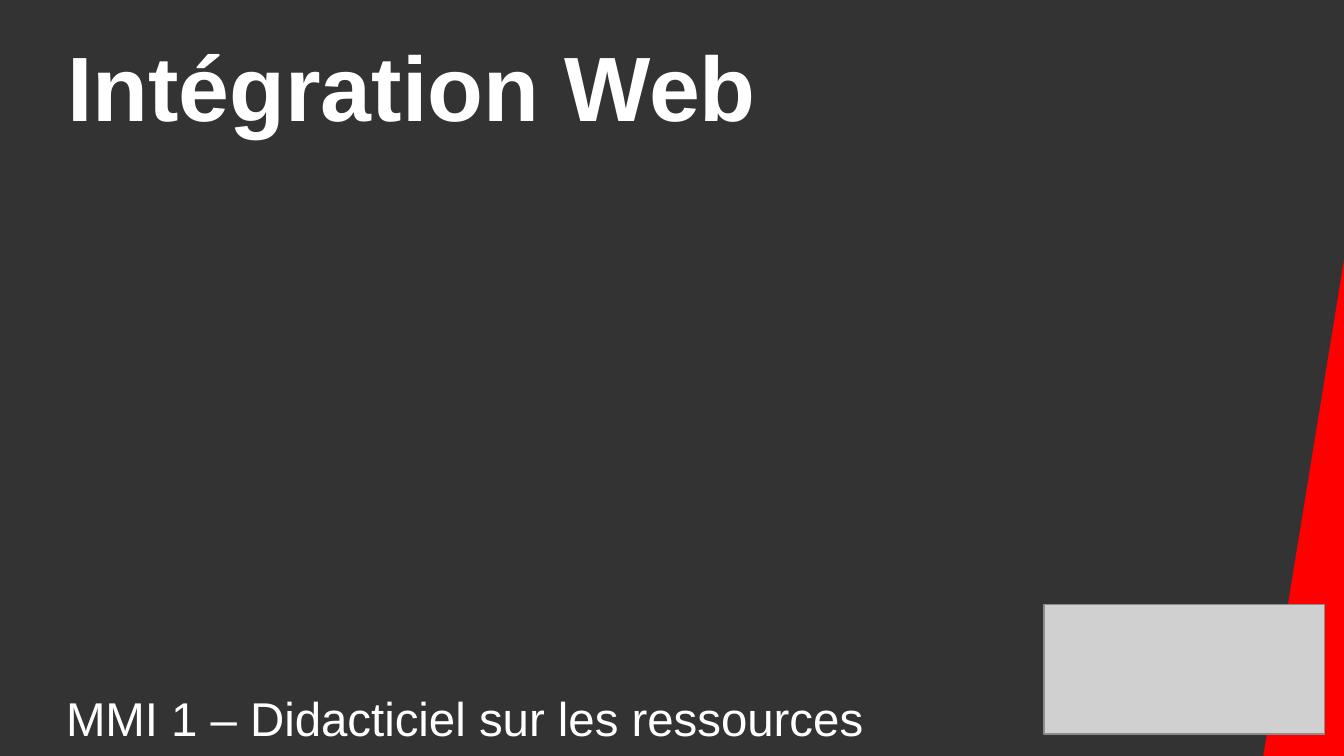
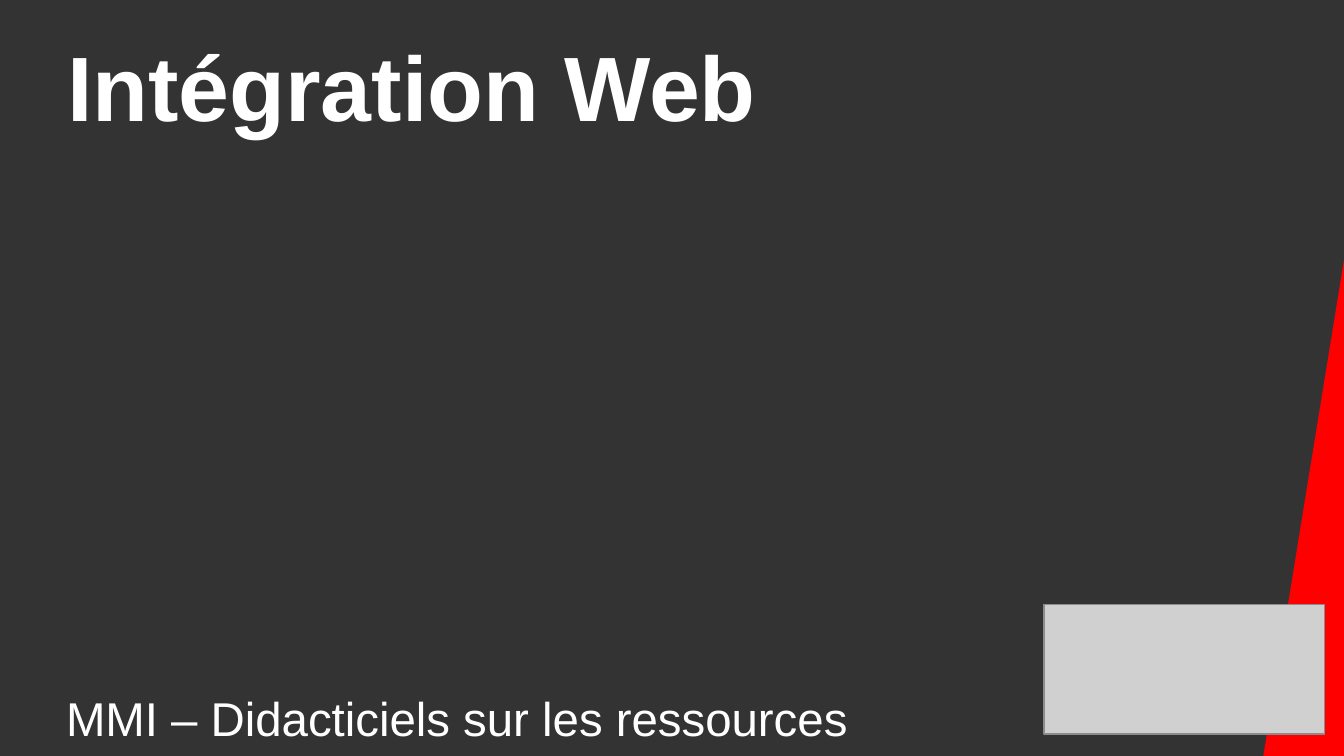
Before and after one commit to DanYellow/cours, a slide deck: slide 1 of didacticiels-generaux/ressources-archives.odp. Drawn at 1344x756 pixels with LibreOffice and Linux fonts; fonts in the diff are those of the drawing; grey boxes stand for pictures. Boxes give left, top, right and bottom in pixels: in the first picture for what was removed or moved away, otherwise in the second. Text is boxed around its words. In the diff, an @@ line names an element or a change of style, - is before the commit and + after.

```diff
--- a/didacticiels-generaux/ressources-archives.odp
+++ b/didacticiels-generaux/ressources-archives.odp
@@ title at (x1=66, y1=701, x2=848, y2=737): text changed @@
-MMI 1 – Didacticiel sur les ressources
+MMI – Didacticiels sur les ressources
```
Also in this commit, not shown: 5 other slides changed, 2 slides added, 5 other files.
